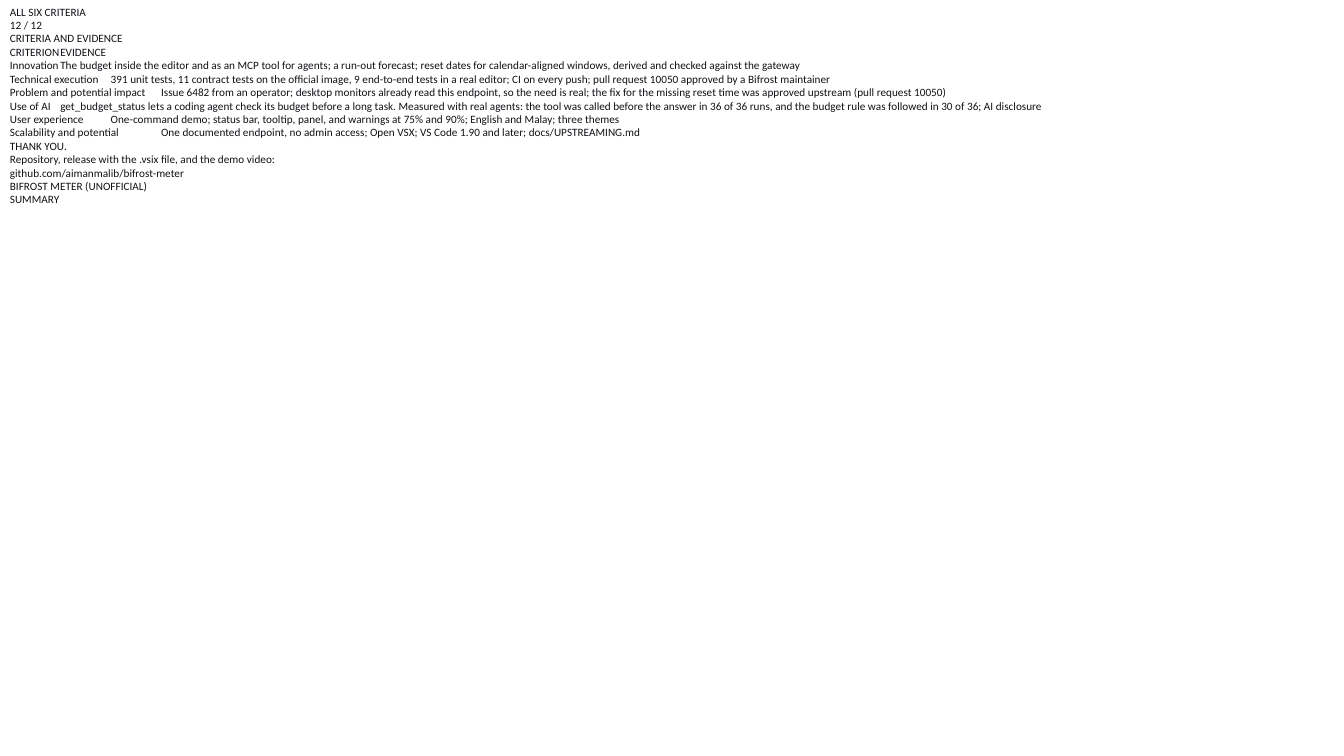
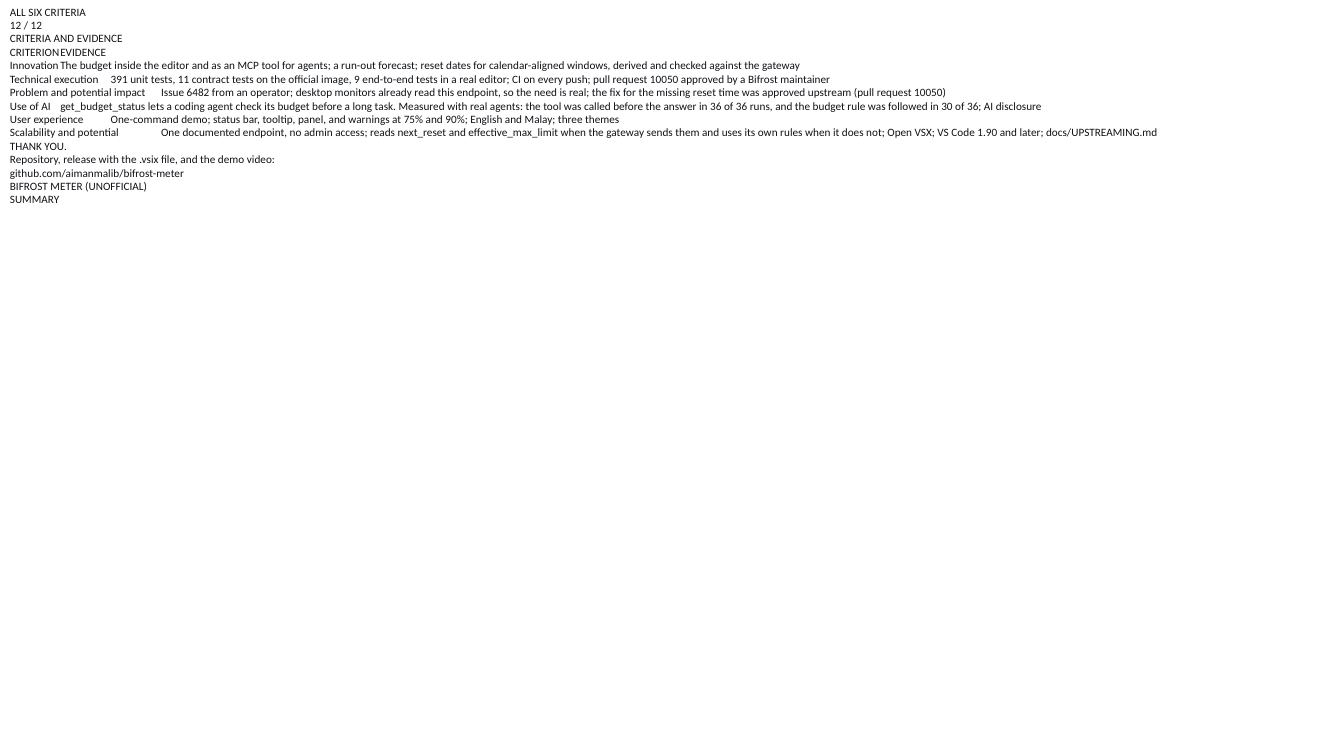
Before and after one commit to aimanmalib/bifrost-meter, a slide deck: slide 12 of deck/bifrost-meter.pptx. Drawn at 1344x756 pixels with LibreOffice and Linux fonts; fonts in the diff are those of the drawing; background and template pictures are left out. Boxes give left, top, right and bottom in pixels: in the first picture for what was removed or moved away, otherwise in the second. Text is boxed around its words. In the diff, an @@ line names an element or a change of style, - is before the commit and + after.

```diff
--- a/deck/bifrost-meter.pptx
+++ b/deck/bifrost-meter.pptx
@@ text at (x1=10, y1=128, x2=1157, y2=138): text changed @@
-Scalability and potential One documented endpoint, no admin access; Open VSX; VS Code 1.90 and later; docs/UPSTREAMING.md
+Scalability and potential One documented endpoint, no admin access; reads next_reset and effective_max_limit when the gateway sends them and uses its own rules when it does not; Open VSX; VS Code 1.90 and later; docs/UPSTREAMING.md
```
Also in this commit, not shown: 1 other file.
